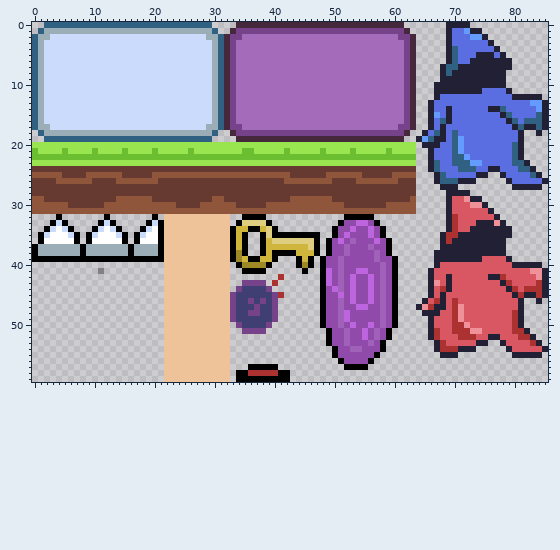
One commit to this sprite sheet: assets/textureSheet.png. The picture above is the old version.
The file is 86x60 pixels.
After the commit:
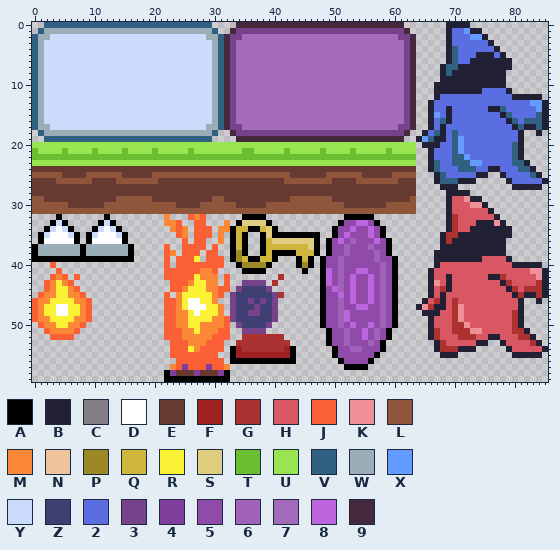
Palette (. is transparent): A #000000  B #222034  C #847e87  D #ffffff  E #663931  F #9e2121  G #ac3232  H #d95763  J #fb5f36  K #f0919a  L #8f563b  M #fb8836  N #eec39a  P #9d8826  Q #cfb53b  R #fbf236  S #dfce7f  T #6abe30  U #99e550  V #306082  W #9badb7  X #639bff  Y #cbdbfc  Z #3f3f74  2 #5b6ee1  3 #76428a  4 #813d9b  5 #904baa  6 #a061b9  7 #a36bb9  8 #bd65df  9 #45283c
The edit:
y 32: x 20 A -> .; x 22..32 NNNNNNNNNNN -> M...JMJ....
y 33: x 19..32 AYANNNNNNNNNNN -> ...MMJ..JJ...M
y 34: x 18..32 AYDANNNNNNNNNNN -> .....MJM.JJJ.MM
y 35: x 17..32 AYDDANNNNNNNNNNN -> .......JM.JJJ.M.
y 36: x 17..32 ADDDANNNNNNNNNNN -> ........J.JJ..M.
y 37: x 17..32 WWWWANNNNNNNNNNN -> .....J..JJJJ.J..
y 38: x 17..32 WWWWANNNNNNNNNNN -> .....JM.JJJ.JJ..
y 39: x 17..32 AAAAANNNNNNNNNNN -> .....J.JJJR.JJJ.
y 40: x 3 . -> J; x 22..32 NNNNNNNNNNN -> J.JJJJJJJJ.
y 41: x 4 . -> J; x 11 C -> .; x 22..32 NNNNNNNNNNN -> JJJJJJMMJ..
y 42: x 3..5 ... -> JMJ; x 7 . -> J; x 22..32 NNNNNNNNNNN -> JJJJJRMMM.J
y 43: x 2..6 ..... -> JMRMJ; x 22..32 NNNNNNNNNNN -> .JJJMRRMM.J
y 44: x 2..7 ...... -> JMRRMJ; x 22..32 NNNNNNNNNNN -> .JJMRRRMMJJ
y 45: x 1..8 ........ -> JMMRRMMJ; x 22..32 NNNNNNNNNNN -> J.MRRRRRMJ.
y 46: x 0..9 .......... -> JMMRRRRMMJ; x 22..32 NNNNNNNNNNN -> JJMRDDRRM..
y 47: x 0..9 .......... -> JMRRDDRRMJ; x 22..32 NNNNNNNNNNN -> JJMRDDDRRM.
y 48: x 0..9 .......... -> JMRRDDRRMJ; x 22..32 NNNNNNNNNNN -> JJMMRDRRRM.
y 49: x 0..9 .......... -> JMMRRRRMMJ; x 22..32 NNNNNNNNNNN -> JJMMRRRRMMJ
y 50: x 1..8 ........ -> JMMRRMMJ; x 22..32 NNNNNNNNNNN -> JJMMRRMMMMJ
y 51: x 2..7 ...... -> JMMMMJ; x 22..32 NNNNNNNNNNN -> JJJMMRMMMJJ
y 52: x 3..6 .... -> JJJJ; x 22..32 NNNNNNNNNNN -> JJJMMMMMJJJ; x 35..41 ....... -> GGGGGGG
y 53: x 22..32 NNNNNNNNNNN -> .JJJMMMJJJ.; x 34..42 ......... -> GGGGGGGGG
y 54: x 22..43 NNNNNNNNNNN........... -> .JJJRMJJJJ.AFGGGGGGGFA
y 55: x 22..43 NNNNNNNNNNN........... -> .JJJJJJJJ..AFFFFFFFFFA
y 56: x 22..43 NNNNNNNNNNN........... -> ..JJJJJJJJ.AAAAAAAAAAA
y 57: x 22..32 NNNNNNNNNNN -> .MJ4JJJ4JJM; x 36..40 AAAAA -> .....
y 58: x 22..32 NNNNNNNNNNN -> A4EEE4EEE4A; x 34..42 AAGGGGGAA -> .........
y 59: x 22..32 NNNNNNNNNNN -> AAAAAAAAAAA; x 34..42 AAAAAAAAA -> .........
Changed places in both pictures, as pixel boxes (x1, y1, x2, y2):
changed: (134, 214, 296, 382)
changed: (32, 262, 104, 340)
